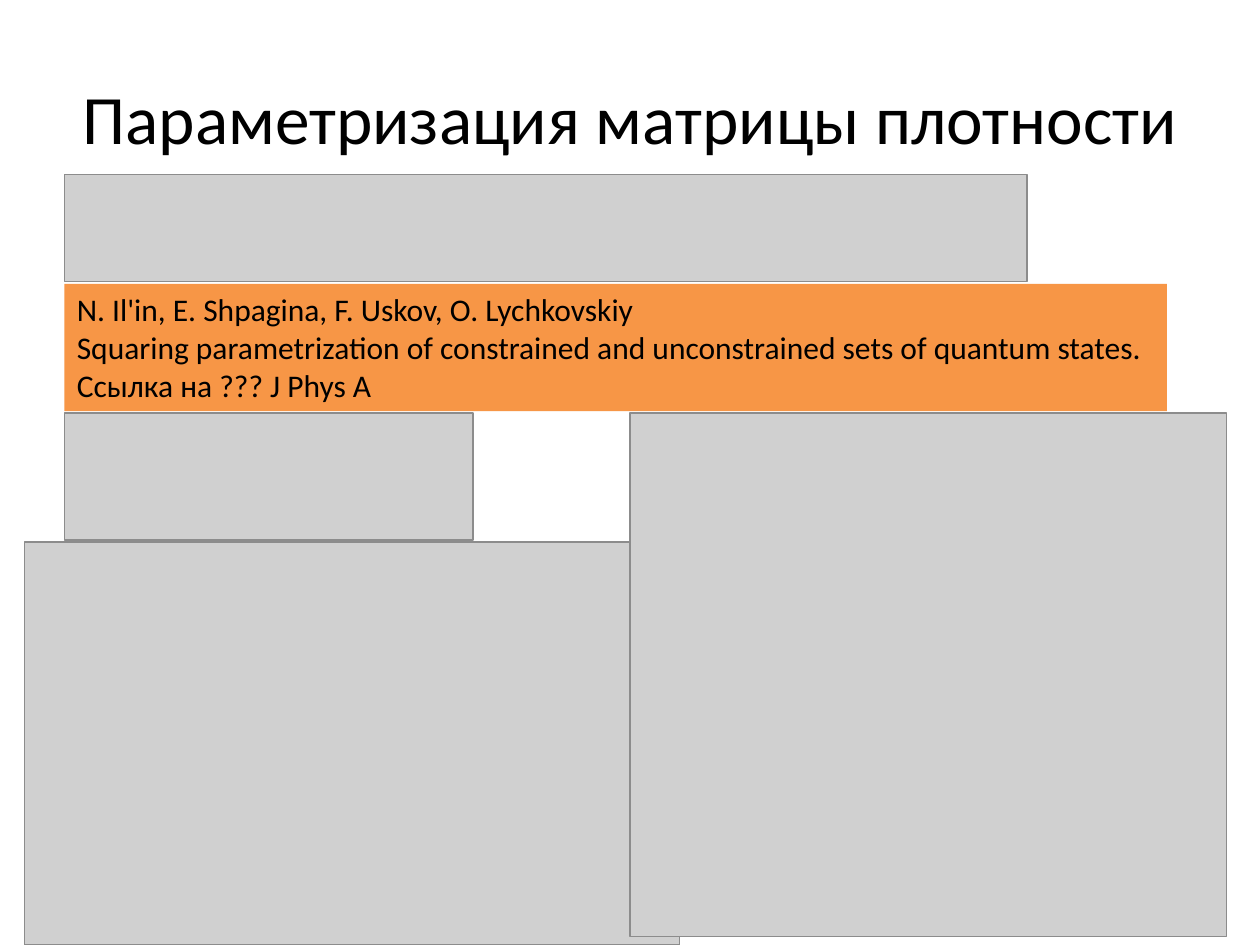
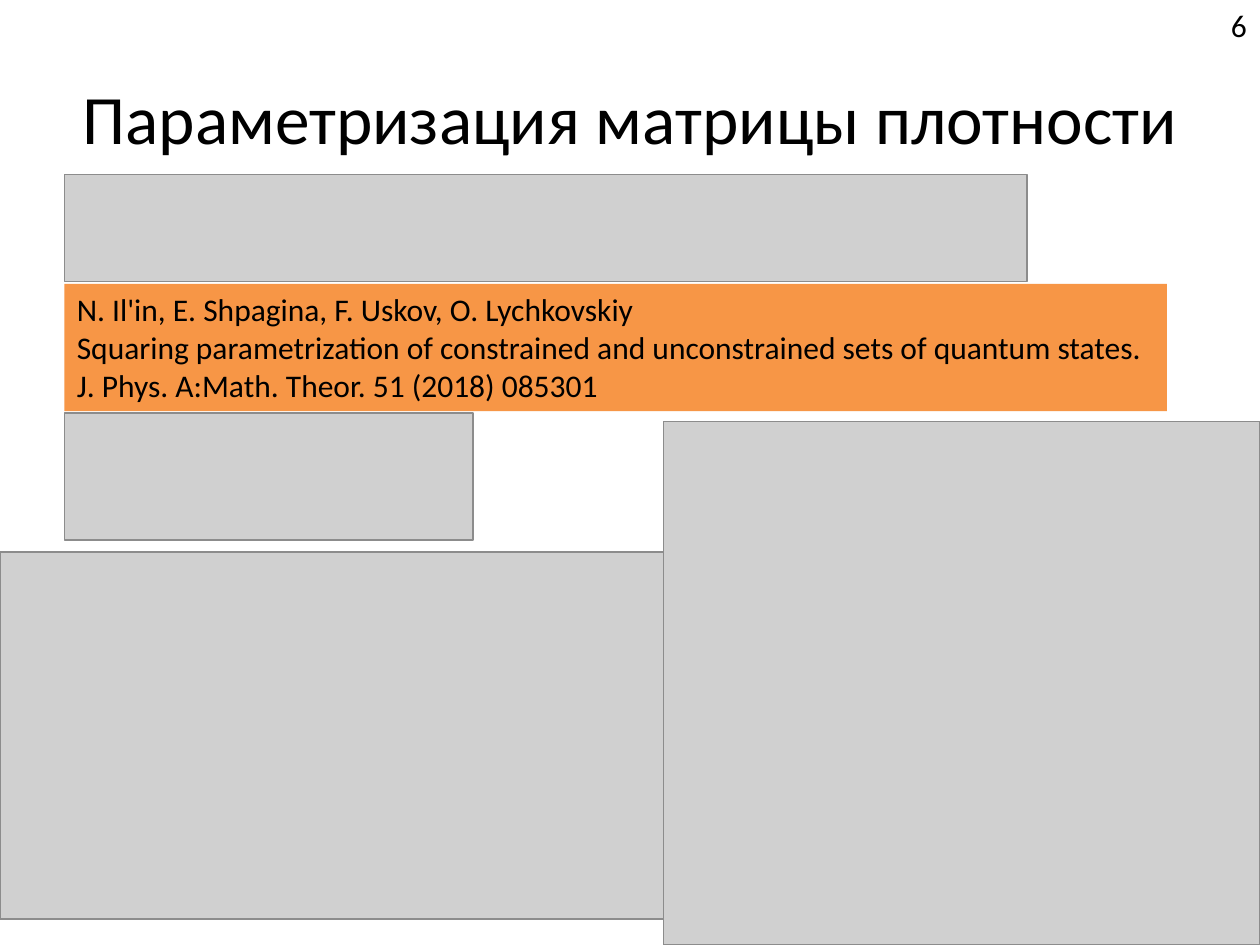
Before and after one commit to FeelUsM/zadrotstvo1, a slide deck: slide 6 of LaTeX-поделки/Системы спинов 1.pptx. Drawn at 1260x945 pixels with LibreOffice and Linux fonts; fonts in the diff are those of the drawing; grey boxes stand for pictures; background and template pictures are left out. Boxes give left, top, right and bottom in pixels: in the first picture for what was removed or moved away, otherwise in the second. Text is boxed around its words. In the diff, an @@ line names an element or a change of style, - is before the commit and + after.

```diff
--- a/LaTeX-поделки/Системы спинов 1.pptx
+++ b/LaTeX-поделки/Системы спинов 1.pptx
@@ page number added at [1231,15,1247,38], 18 pt, text #000000 @@
+6
@@ text in rectangle at [77,374,598,402]: text changed @@
-Ссылка на ??? J Phys A
+J. Phys. A:Math. Theor. 51 (2018) 085301
@@ picture: place and size @@
-picture at [630,413,1226,936]
+picture at [664,422,1260,945]
@@ picture: place and size @@
-picture at [25,542,680,945]
+picture at [0,552,696,919]
```
Also in this commit, not shown: 11 other slides changed, 4 slides added, 4 slides removed.
